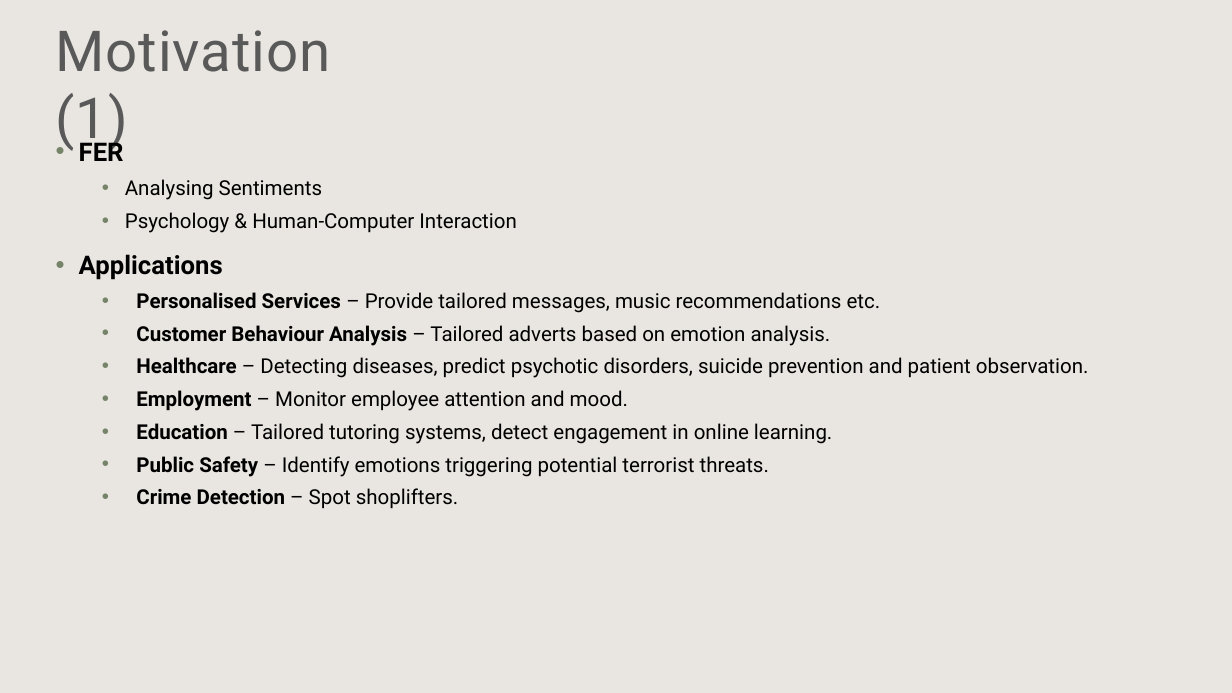
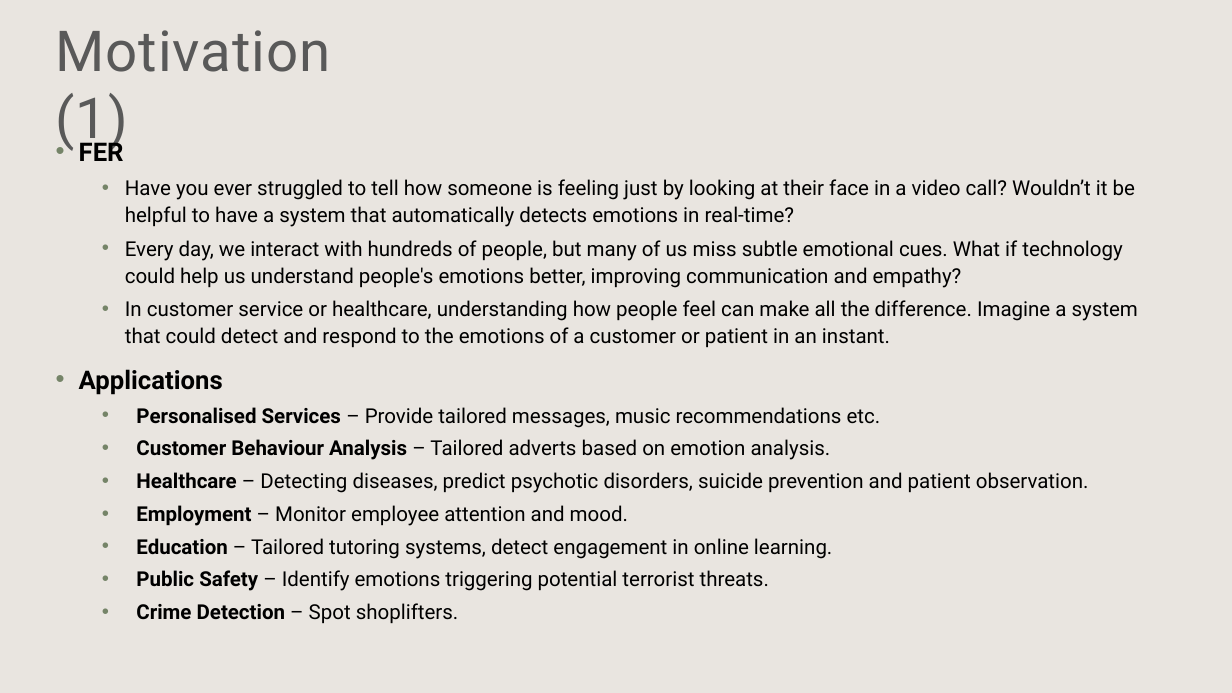
Before and after one commit to Jer0me123/Deep-Learning-For-Computer-Vision, a slide deck: slide 2 of ICS5118 - Facial Emotion Detection.pptx. Drawn at 1232x693 pixels with LibreOffice and Linux fonts; fonts in the diff are those of the drawing; background and template pictures are left out. Boxes give left, top, right and bottom in pixels: in the first picture for what was removed or moved away, otherwise in the second. Text is boxed around its words. In the diff, an @@ line names an element or a change of style, - is before the commit and + after.

```diff
--- a/ICS5118 - Facial Emotion Detection.pptx
+++ b/ICS5118 - Facial Emotion Detection.pptx
@@ text at bbox=[125, 179, 1138, 348]: text changed @@
-  • Analysing Sentiments
-  • Psychology & Human-Computer Interaction
+  • Have you ever struggled to tell how someone is feeling just by looking at their face in a video call? Wouldn’t it be helpful to have a system that automatically detects emotions in real-time?
+  • Every day, we interact with hundreds of people, but many of us miss subtle emotional cues. What if technology could help us understand people's emotions better, improving communication and empathy?
+  • In customer service or healthcare, understanding how people feel can make all the difference. Imagine a system that could detect and respond to the emotions of a customer or patient in an instant.
```
Also in this commit, not shown: 11 other slides changed, 2 slides added, 1 other file.
